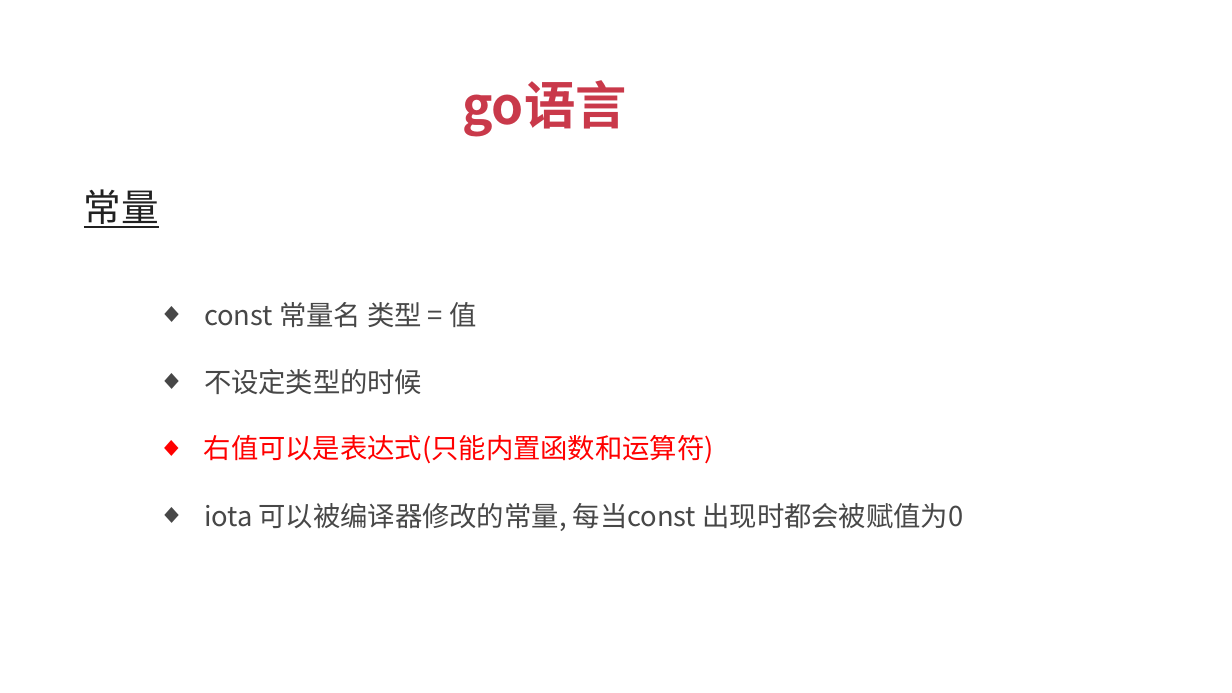
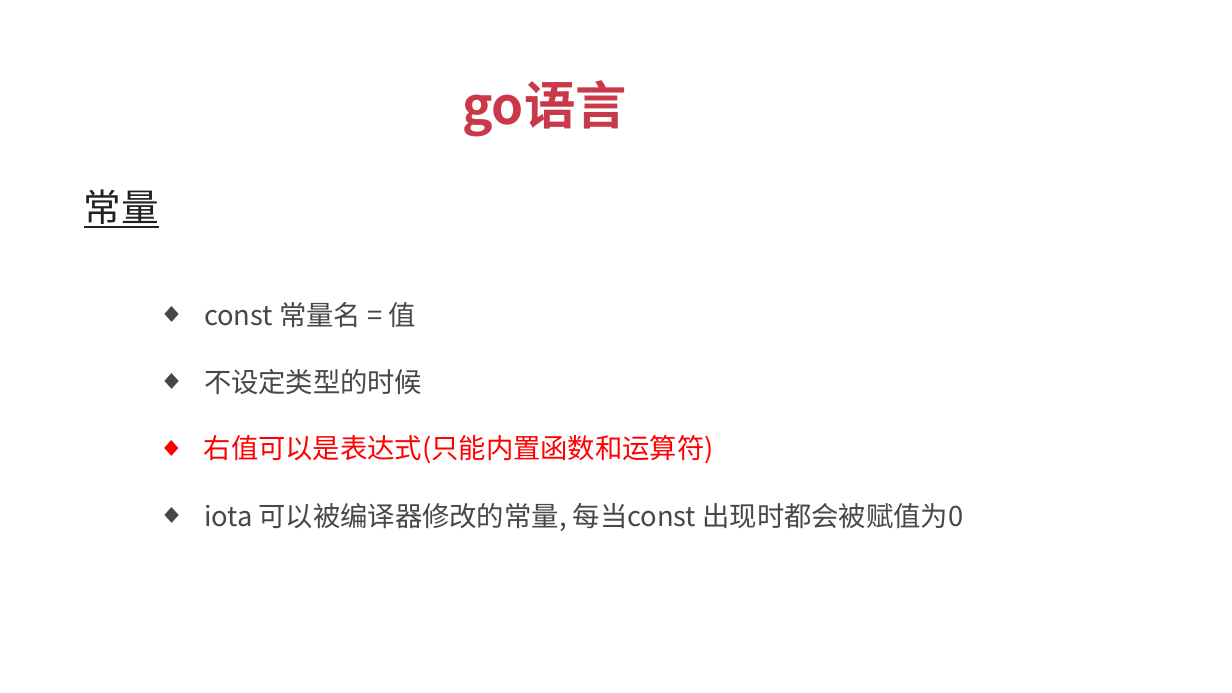
Before and after one commit to xuqiang76/golang, a slide deck: slide 18 of tuling/go语言_傻大猫.pptx (slide 19 before the commit). Drawn at 1232x693 pixels with LibreOffice and Linux fonts; fonts in the diff are those of the drawing. Boxes give left, top, right and bottom in pixels: in the first picture for what was removed or moved away, otherwise in the second. Text is boxed around its words. In the diff, an @@ line names an element or a change of style, - is before the commit and + after.

```diff
--- a/tuling/go语言_傻大猫.pptx
+++ b/tuling/go语言_傻大猫.pptx
@@ text at bbox=[204, 302, 415, 327]: text changed @@
-  ◆ const 常量名 类型 = 值
+  ◆ const 常量名 = 值
```
Also in this commit, not shown: 6 slides added, 4 other files.
